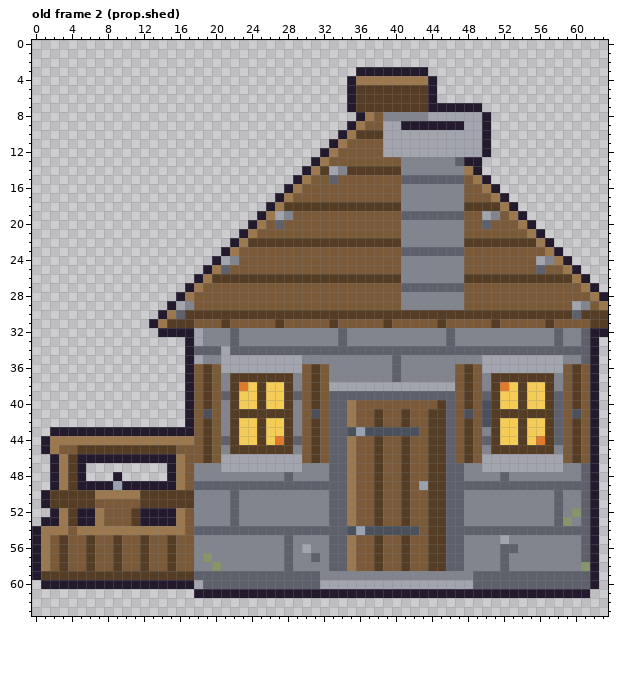
Pixel-art file, stored at assets/aseprite/props_huge.aseprite. Above: the version before the commit.
64x64 pixels, 4 frames. Colours within 5 levels of each other are drawn and written as one. Shown: old frame 2 (prop.shed). The commit also changed other frames, which this record leaves out.
After:
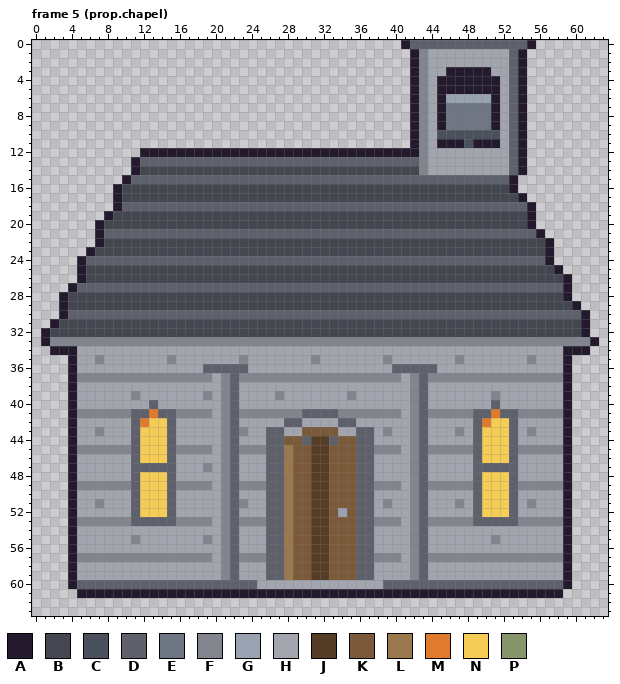
Palette (. is transparent): A #241a2e  B #444650  C #4a515c  D #5e606c  E #6e7684  F #82848e  G #99a2b0  H #a2a4ae  J #553d25  K #7a5a38  L #9c784e  M #e07a2c  N #f5cc55  P #86966a
A new or re-ordered frame is compared with the old frame closest to it.
Change:
frames 4 -> 10
Changed rows in their new state; - is an unchanged pixel.
Frame 5 (prop.chapel) is new; against old frame 2 (prop.shed):
first column x 0:
 0 -----------------------------------------ADDDDDDDDDDDDDA--------
 1 ------------------------------------------AFHHHHHHHHHDA---------
 2 ------------------------------------------AFHHHHHHHHHDA---------
 3 ------------------------------------......-FHHAAAAAHHDA---------
 4 -----------------------------------.......AFHAAAAAAAHDA---------
 5 -----------------------------------.......AFHAAAAAAAHDA---------
 6 -----------------------------------.......AFHAGGGGGAHDA---------
 7 -----------------------------------.......AFH-EEEEEAHDA---------
 8 ------------------------------------......A--AEEEEEAHDA---------
 9 -----------------------------------.......-FH-EEEEEAHDA---------
10 ----------------------------------........AF-CCCCCCCHDA---------
11 ---------------------------------.........AF-AAACA-AHDA---------
12 ------------AAAAAAAAAAAAAAAAAAAA-AAAAAAAAAAF------HHHDA---------
13 -----------ADDDDDDDDDDDDDDDDDDDDDDDDDDDDDDD-HHHHHHHHHDA---------
14 -----------ABBBBBBBBBBBBBBBBBBBBBBBBBBBBBBB-HHHHHHHHHDA---------
15 ----------ADDDDDDDDDDDDDDDDDDDDDD-DDDDDDD-------DDDDDA----------
16 ---------ABBBBBBBBBBBBBBBBBBBBBBBBBBBBBBBBBBBBBBBBBBBA----------
17 ---------ABBBBBBBBBBBBBBBBBBBBBBBBBBBBBBBBBBBBBBBBBBBBA---------
18 ---------ADDDDDDDDDDDDDDDDDDDDDDDDDDDDDDDDDDDDDDDDDDDDDA--------
19 --------ABBBBBBBBBBBBBBBBBBBBBBBBBBBBBBBBBBBBBBBBBBBBBBA--------
20 -------ABBBBBBBBBBBBBBBBBBBBBBBBBBBBBBBBBBBBBBBBBBBBBBB---------
21 -------ADDDDDDDDDDDDDDDDDDDDDDDDDDDDDDDDDDDDDDDDDDDDDDDD--------
22 -------ABBBBBBBBBBBBBBBBBBBBBBBBBBBBBBBBBBBBBBBBBBBBBBBBB-------
23 ------ABBBBBBBBBBBBBBBBBBBBBBBBBBBBBBBBBBBBBBBBBBBBBBBBBBA.-----
24 -----ADDDDDDDDDDDDDDDDDDDDDDDDDDDDDDDDDDDDDDDDDDDDDDDDDDDA..----
25 -----ABBBBBBBBBBBBBBBBBBBBBBBBBBBBBBBBBBBBBBBBBBBBBBBBBBBBA..---
26 -----ABBBBBBBBBBBBBBBBBBBBBBBBBBBBBBBBBBBBBBBBBBBBBBBBBBBBBA..--
27 ----ADDDDDDDDDDDDDDDDDDDDDDDDDDDDDDDDDDDD-------DDDDDDDDDDDA...-
28 ---ABBBBBBBBBBBBBBBBBBBBBBBBBBBBBBBBBBBBBBBBBBBBBBBBBBBBBBBA....
29 ---ABBBBBBBBBBBBBBBBBBBBBBBBBBBBBBBBBBBBBBBBBBBBBBBBBBBBBBBBA...
30 ---ADDDDDDDDDDDD-DDDDDDDDDDDDDDDDDDDDDDDDDDDDDDDDDDDDDDDDDDD-A..
31 --ABBBBBBBBBBBBBBBBBBBBBBBBBBBBBBBBBBBBBBBBBBBBBBBBBBBBBBBBBBA..
32 -ABBBBBBBBBBBBBBBBBBBBBBBBBBBBBBBBBBBBBBBBBBBBBBBBBBBBBBBBBBBA..
33 -AFFFFFFFFFFFFFFFFF---F-----------F-----------F-----------F--F--
34 --AAAHHHHHHHHHHHHHHHH-HHHHHHHHHHHHHHHHHHHHHHHHHHHHHHHHHHHHHAAA.-
35 ----AHHFHHHHHHHFHH-HH--F------H-HHHHHHH-HHHHHHH-HH-----F---A...-
36 ----AHHHHHHHHHHHHHHDDDDD------HHHHHHHHHH-DDDDHHHHH---------A...-
37 ----AFFFFFFFFFFFFFFFH-DFFFFFF-FFF-------FH-D---FFF-FFFFFFF-A...-
38 ----AHHHHHHHHHHHHHHHH-DHHHHHHHHHH---------FD---HHHHHHHHHHHHA...-
39 ----AHHHHHHFHHHHHHHFHFDHHHHFHHHHHHHFHHHHHHF-HHHHHHHFHHHHHHHA...-
40 ----AHHHHHHHHDHHHHHHH-DHHHHHHHHHHHHHHHHHHHFDHHHHHHHDHHHHHHHA...-
41 ----AFFFFFFDDMDDFFFFH-DFFFFFF-DDD-FFFFFFFHFDFFFFFDDMDDFFFFFA...-
42 ----AHHHHHHDMNNDHHHHH-DHHHHHDDHHHH-DHHHHHHFDHHHHHDMN-DHHHHHA...-
43 --..-HHFHHHDNNNDHHHHH-DFHHDDHH-K-KHHDDHFHHFDHHHFHDNN-DHFHHHA...-
44 -...AHHHHHHDNNNDHHHHHFDHHHDDKKD-J-KKDDHHHHFDHHHHHDNN-DHHHHHA...-
45 -...AFFFFFFDNNNDFFFFH-DFFFDDLK--JKKKDDFFFHFDFFFFFDNNNDFFFF-A...-
46 --..AHHHHHHDNNNDHHHHHFD---DDLK--JKKKDDHHHHFDHHHHHDNNND-----A...-
47 --..AHHHHHHDDDDDHHH-HFD---DDLKKJJKKKDDHHHHFDHHHHHDDDDD-----A...-
48 --..AHHHHHHDNNNDHHHHH-DHHHDDLKKJJKKKDDHHHHFDHHHHHDNNNDHHHHHA...-
49 --..AFFFFFFDNNNDFFFFHF-FFF--LKKJJKKKDDFFFHFDFFFFF-NNN-FFFFFA...-
50 -...AHHHHHHDNNNDHHHHH--HHHDDLKKJJKKKDDHHHHFDHHHHHDNNNDHHHHHA...-
51 -...AHHFHHHDNNNDHHHHH---HHDDLKKJJKKKDDHFHHFDHHHFHDNNNDH-HHHA...-
52 --..AHHHHHHDNNNDHHHHH--HHHDDLKKJJKGKDDHHHHFDHHHHHDNNNDHHHHHA...-
53 -...AFFFFFFDDDDDFF--H-----DDLKKJJKKKDDFFFHFDFFFF-DDDDD----FA...-
54 ....AHHHHHHHHHHHHHHHHF-HHH--LKKJJKKKDDHHHHFDHHHHHHHHHHHHHHHA...-
55 ....AHHHHHHFHHHHHHH-H-DHHHDDLKKJJKKKDDHHHHFDHHHHHHH--HHHHHHA...-
56 ....AHHHHHHHHHHHHHHHH-DHHHDDLKKJJKKKDDHHHHFDHHHHHHHHHHHHHHHA...-
57 ....AFFFFFFFFFFFFF-FH-D---DDLKKJJKKKDDFFFHFDFFFF----F------A...-
58 ....AHHHHHHHHHHHHHHHH-DHHHDDLKKJJKKKDDHHHHFDHHHHHHHHHHHHHHHA...-
59 ....AHHHHHHHHHHHHHHHHF-HHH--LKKJJKKKDDHHHH-DHHHHHHHHHHHHHHHA...-
60 -...-DDDDDDDDDDDDDD------HHHHHHH-------DDDDDDDDDD----------A...-
61 -----AAAAAAAAAAAAA-----------------------------------------...--
Changed places in both pictures, as pixel boxes (x1, y1, x2, y2):
changed: (32, 40, 608, 598)
